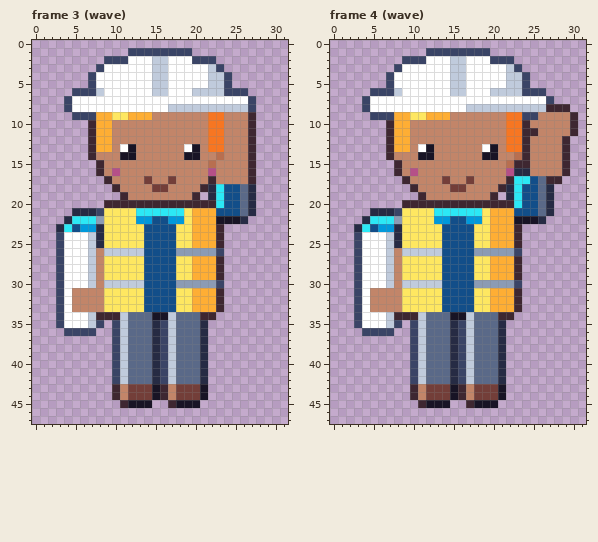
Two states of a pixel-art file, art/people/owner-reggie.aseprite. This is how it looked before the edit.
32x48 pixels, 4 frames. Shown: frame 3 (wave), frame 4 (wave). The commit also changed other frames, which this record leaves out.
Now the later version:
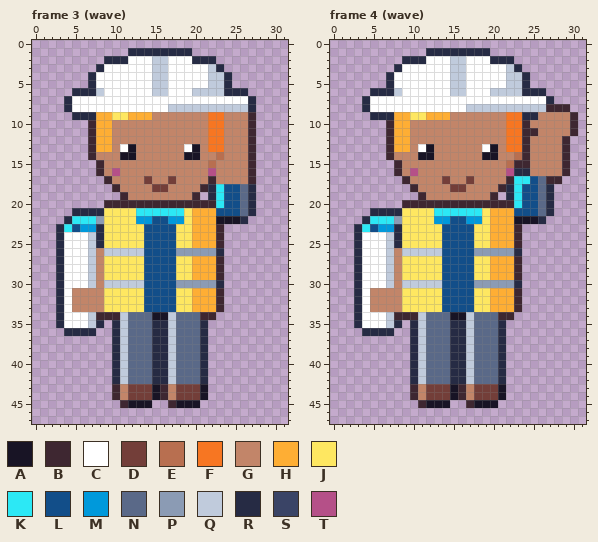
Palette (. is transparent): A #181425  B #3e2731  C #ffffff  D #733e39  E #b86f50  F #f77622  G #c28569  H #feae34  J #fee761  K #2ce8f5  L #124e89  M #0099db  N #5a6988  P #8b9bb4  Q #c0cbdc  R #262b44  S #3a4466  T #b55088
What changed:
Frame 3 (wave):
y 1: x 12..19 SSSSSSSS -> RRRRRRRR
y 2: x 9..11 SSS -> RRR; x 20..22 SSS -> RRR
y 3: x 8 S -> R; x 23 S -> R
y 4..5: x 7 S -> R; x 24 S -> R
y 6: x 5..7 SSS -> RRR; x 24..26 SSS -> RRR
y 7..8: x 4 S -> R; x 27 S -> R
y 9: x 5..7 SSS -> RRR
y 21: x 8 S -> R
y 24..25: x 3 S -> R
y 26: x 3 S -> R; x 23 S -> R
y 27..29: x 3 S -> R
y 30: x 3 S -> R; x 23 S -> R
y 31..34: x 3 S -> R
y 35: x 3 S -> R; x 8 S -> R; x 10 S -> R; x 16 S -> R
y 36: x 4..7 SSSS -> RRRR; x 10 S -> R; x 16 S -> R
y 37..42: x 10 S -> R; x 16 S -> R
Frame 4 (wave):
y 1: x 12..19 SSSSSSSS -> RRRRRRRR
y 2: x 9..11 SSS -> RRR; x 20..22 SSS -> RRR
y 3: x 8 S -> R; x 23 S -> R
y 4..5: x 7 S -> R; x 24 S -> R
y 6: x 5..7 SSS -> RRR; x 24..26 SSS -> RRR
y 7: x 4 S -> R; x 27 S -> R
y 8: x 4 S -> R
y 9: x 5..7 SSS -> RRR; x 24..25 SS -> RR
y 21: x 8 S -> R
y 24..25: x 3 S -> R
y 26: x 3 S -> R; x 23 S -> R
y 27..29: x 3 S -> R
y 30: x 3 S -> R; x 23 S -> R
y 31..34: x 3 S -> R
y 35: x 3 S -> R; x 8 S -> R; x 10 S -> R; x 16 S -> R
y 36: x 4..7 SSSS -> RRRR; x 10 S -> R; x 16 S -> R
y 37..42: x 10 S -> R; x 16 S -> R
